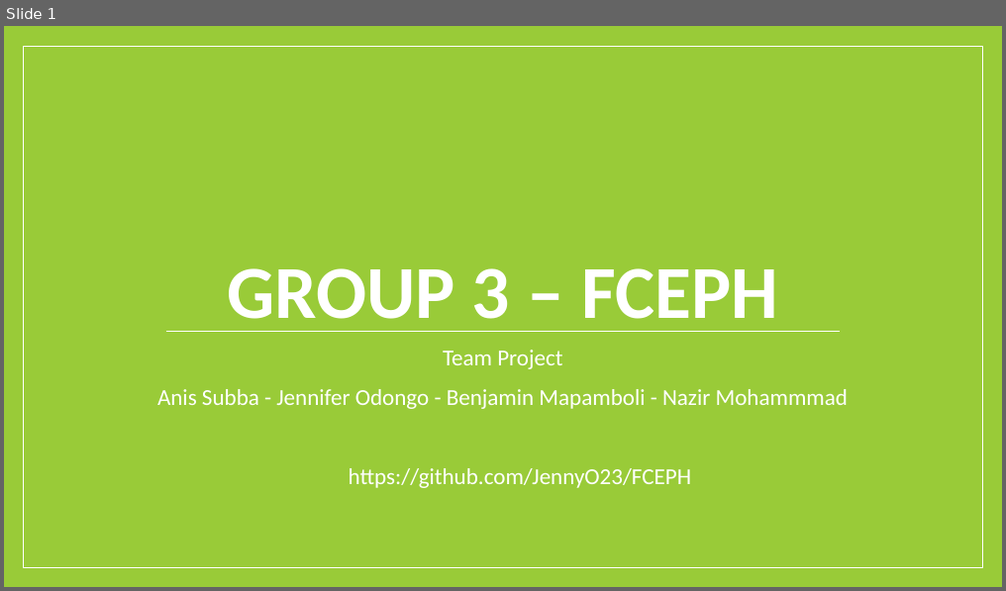
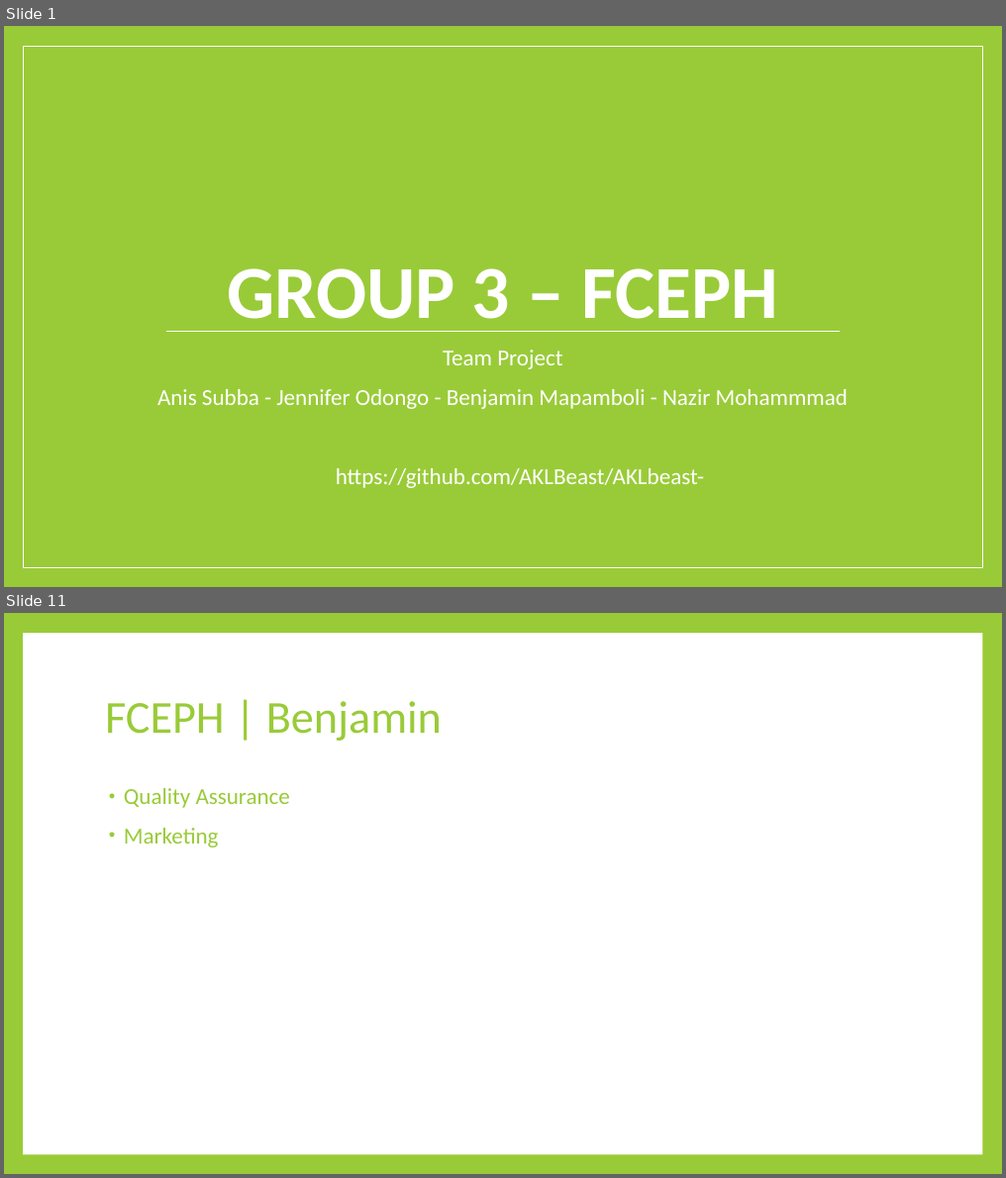
Before and after one commit to AKLBeast/AKLbeast-, a slide deck: Documentation/Group 3 -FCEPH Final.pptx. Shown one above the other, each under a label of ours: slide 1 before the commit, slides 1 and 11 after it; the slides between them are not shown. The pictures are 1006x591 and 1006x1178 pixels, drawn with LibreOffice and Linux fonts; fonts in the diff are those of the drawing. Boxes give left, top, right and bottom in pixels: in the first picture for what was removed or moved away, otherwise in the second. Text is boxed around its words. In the diff, an @@ line names an element or a change of style, - is before the commit and + after.

```diff
--- a/Documentation/Group 3 -FCEPH Final.pptx
+++ b/Documentation/Group 3 -FCEPH Final.pptx
@@ slide 11 added at (x1=4, y1=613, x2=1002, y2=1174), background #99CB38 @@
@@ rectangle added at (x1=23, y1=633, x2=982, y2=1155), fill #FFFFFF @@
@@ title added at (x1=105, y1=701, x2=442, y2=741), 44 pt, text #99CB38 @@
+FCEPH | Benjamin
@@ text added at (x1=124, y1=788, x2=290, y2=848), 22 pt, text #99CB38 @@
+• Quality Assurance
+• Marketing
@@ slide 1 changed as well @@
@@ text at (x1=336, y1=469, x2=704, y2=488): text changed @@
-https://github.com/JennyO23/FCEPH
+https://github.com/AKLBeast/AKLbeast-
```
Also in this commit, not shown: 11 other slides added, 4 slides removed.
